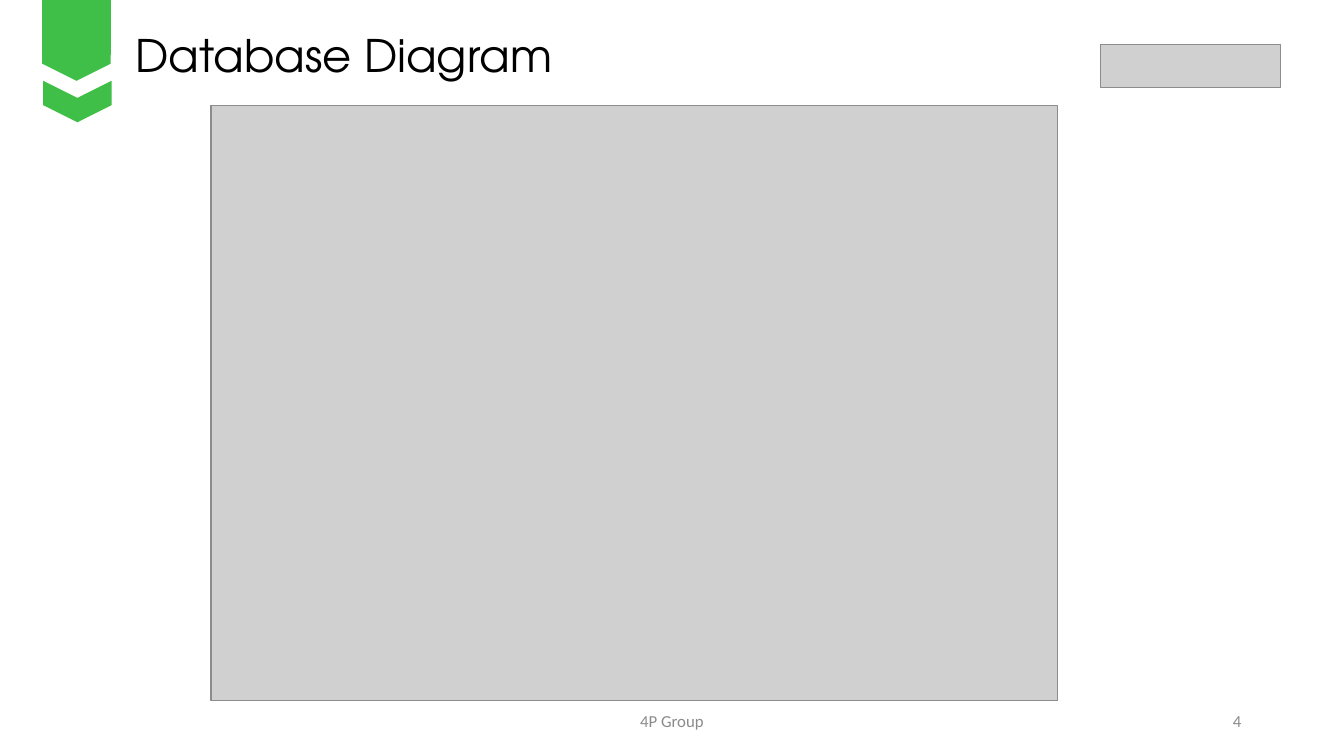
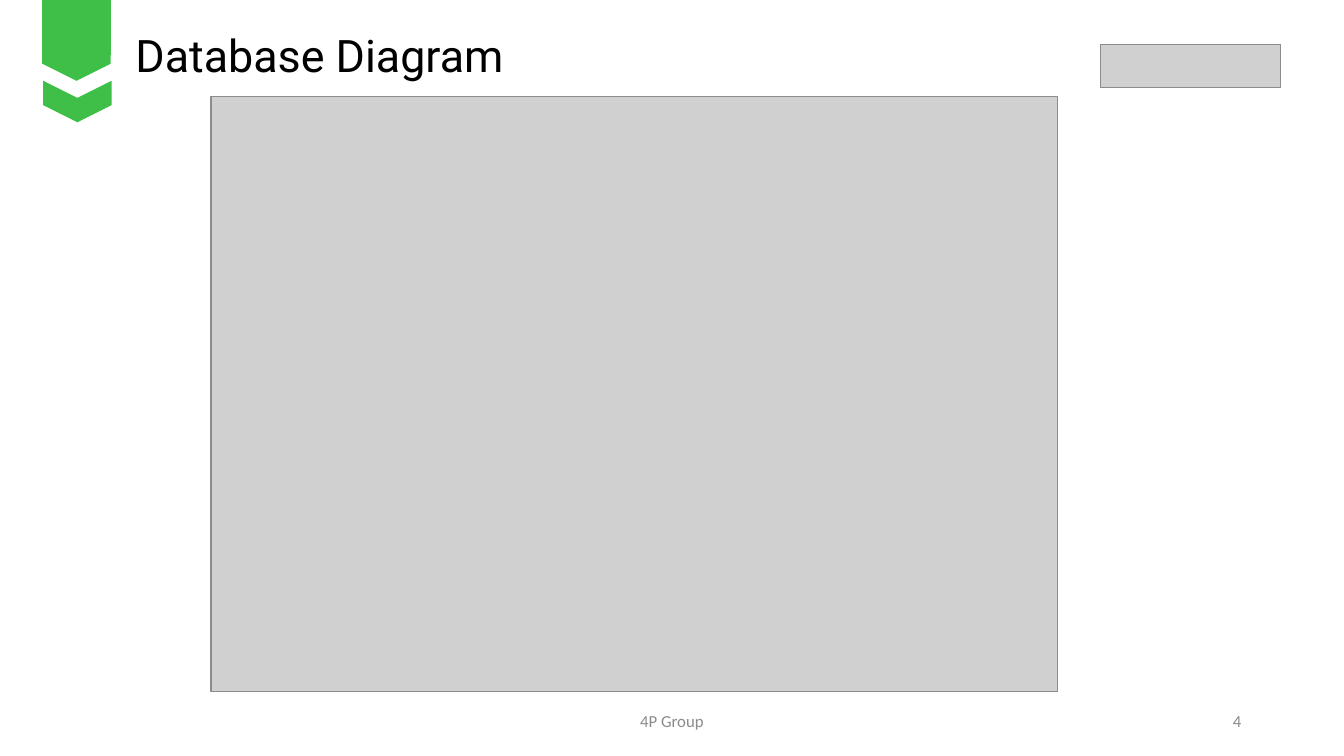
Before and after one commit to nhanntce/Fall_Group01, a slide deck: slide 4 of [Group 01][4P Food][PowerPointSWD].pptx. Drawn at 1344x756 pixels with LibreOffice and Linux fonts; fonts in the diff are those of the drawing; grey boxes stand for pictures. Boxes give left, top, right and bottom in pixels: in the first picture for what was removed or moved away, otherwise in the second. Text is boxed around its words. In the diff, an @@ line names an element or a change of style, - is before the commit and + after.

```diff
--- a/[Group 01][4P Food][PowerPointSWD].pptx
+++ b/[Group 01][4P Food][PowerPointSWD].pptx
@@ text "Database Diagram" at [135,38,504,82]: font TeX Gyre Adventor to Roboto @@
@@ picture: place and size @@
-picture at [211,106,1058,701]
+picture at [211,97,1058,692]
```
Also in this commit, not shown: 12 other slides changed, 13 other files.
